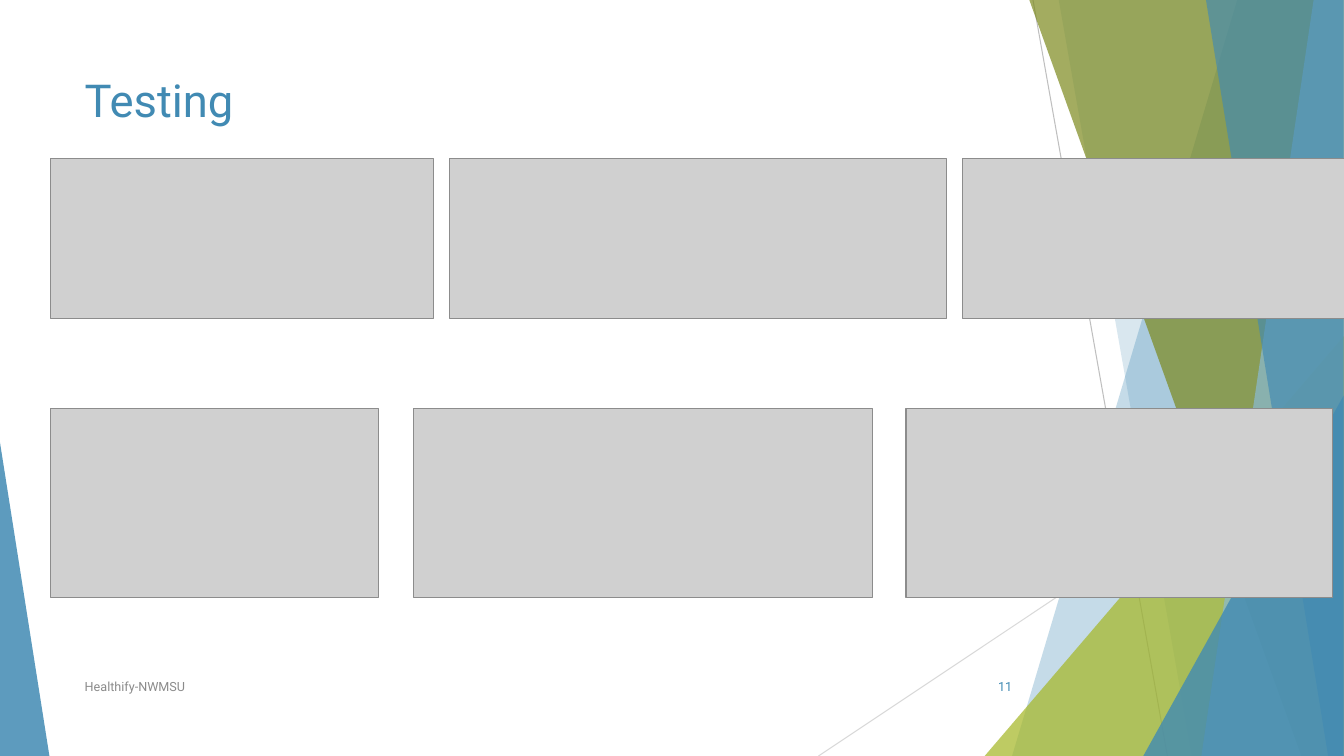
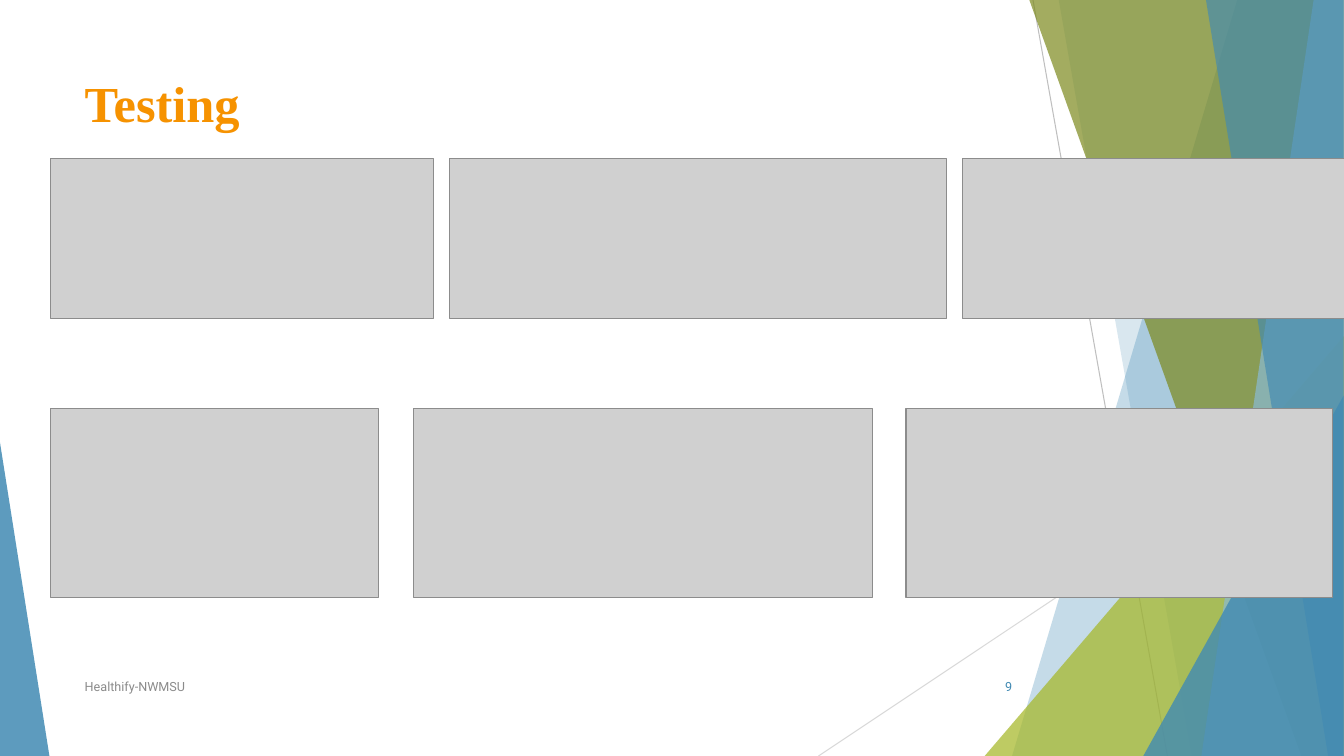
Before and after one commit to sowmyathogiti/Healthify, a slide deck: slide 9 of Healthify-NWMSU.pptx (slide 11 before the commit). Drawn at 1344x756 pixels with LibreOffice and Linux fonts; fonts in the diff are those of the drawing; grey boxes stand for pictures. Boxes give left, top, right and bottom in pixels: in the first picture for what was removed or moved away, otherwise in the second. Text is boxed around its words. In the diff, an @@ line names an element or a change of style, - is before the commit and + after.

Commit message:
final ppt

```diff
--- a/Healthify-NWMSU.pptx
+++ b/Healthify-NWMSU.pptx
@@ title "Testing" at [85, 87, 240, 133]: size 32.4 to 36 pt, font Roboto to Times New Roman, text colour #418AB3 to #F69200, bold on @@
@@ page number at [1005, 682, 1012, 691]: text changed @@
-11
+9
```
Also in this commit, not shown: 4 other slides changed.
